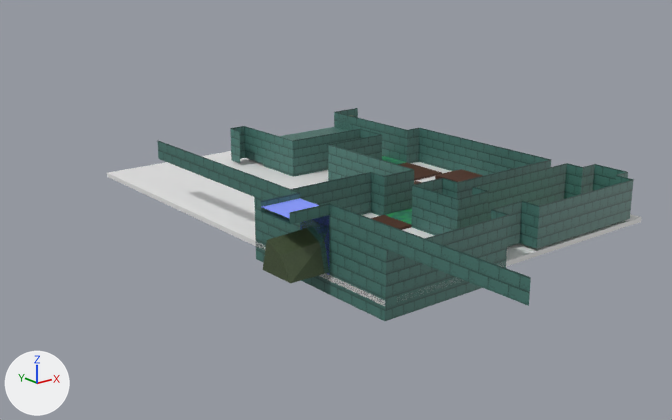
The Blender file Assets/World/Level0/Raw/Level0.blend as it was, and as the next commit left it.
Rendered twice from a camera (50 mm lens) standing at (-141.9, -84.1, 56.2) and looking at (-37.0, 47.0, 3.8). Lighting does not change. The marker at lower left points along +X, +Y and +Z.

The scene before the commit, as lines of its bpy script (objects in view):
```python
me_plane = bpy.data.meshes.new('Plane')
me_plane.from_pydata(...)  # 297 vertices, 220 faces, 3 loose edges; spans x -60.0..16.0, y -12.0..104.0, z -4.0..12.0
# faces by material slot: [78, 117, 10, 15]
me_plane.materials.append(mat_planks)
me_plane.materials.append(mat_walls)
me_plane.materials.append(mat_grass)
me_plane.materials.append(mat_uv_riverrock)
# before: 214 (-52.0, 30.0, 12.0) at pixel (329, 203), 215 (-52.0, 38.0, 12.0) at pixel (300, 192), 216 (-52.0, 30.0, 10.0) at pixel (329, 215), 217 (-52.0, 38.0, 10.0), 218 (-60.0, 30.0, 12.0) at pixel (289, 212)
# before: 219 (-60.0, 38.0, 12.0) at pixel (260, 201), 220 (-60.0, 30.0, 10.0) at pixel (289, 224), 221 (-60.0, 38.0, 10.0) at pixel (261, 212)
me_plane_002 = bpy.data.meshes.new('Plane.002')
me_plane_002.from_pydata(...)  # a box spanning x -52.0..16.0, y 16.0..114.0, z -1.5..-0.5
me_waterfall = bpy.data.meshes.new('Waterfall')
me_waterfall.from_pydata(...)  # 12 vertices, 8 faces; spans x -60.0..-51.0, y 30.0..38.0, z -0.5..11.0
me_waterfall.materials.append(mat_flowingwater)  # its picture is missing
ob_lava_0 = bpy.data.objects.new('Lava 0', me_plane_002)
ob_lava_0.location = (0.0, 0.0, 0.0)
ob_level_0 = bpy.data.objects.new('Level 0', me_plane)
ob_level_0.location = (0.0, 0.0, 0.0)
ob_waterfall = bpy.data.objects.new('Waterfall', me_waterfall)
ob_waterfall.location = (0.0, 0.0, 0.0)
```
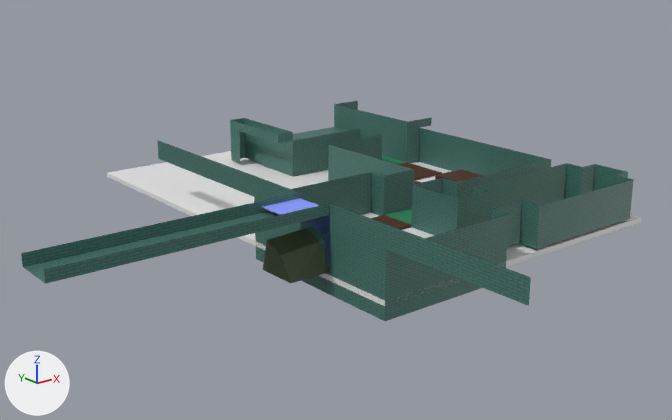
Changed parts and their boxes (x1, y1, x2, y2) in the pictures (672 x 420 px; the box of a moved part takes in the faces that stretch with it):
'Level 0', reshaped (28% wider): before (157, 108, 634, 321); after (21, 101, 634, 321)
part 1 of me_plane, added (cyan): after (230, 101, 432, 143)
part 2 of me_plane, moved or reshaped: before (261, 193, 329, 225); after (21, 193, 329, 284)

Patch to the scene script:
```diff
--- a/Assets/World/Level0/Raw/Level0.blend.py
+++ b/Assets/World/Level0/Raw/Level0.blend.py
@@ me_plane @@
 # used by ob_level_0; location = (0.0, 0.0, 0.0)
 # verts and faces of me_plane; kept vertices keep their numbers, new ones are numbered from 297
-me_plane.from_pydata(...)  # 297 vertices, 220 faces, 3 loose edges; spans x -60.0..16.0, y -12.0..104.0, z -4.0..12.0
+me_plane.from_pydata(...)  # 314 vertices, 232 faces, 5 loose edges; spans x -100.0..16.0, y -12.0..104.0, z -4.0..12.0
+# me_plane part 1
+# 6 vertices are added at (16.0, 76.0, 8.0), (-24.0, 84.0, 8.0), (-24.0, 100.0, 8.0), (16.0, 76.0, 10.0), (-24.0, 84.0, 10.0), (-24.0, 100.0, 10.0)
+# 11 new vertices lie (0.0, 0.0, 2.0) away from vertices in x -24.0..16.0, y 76.0..104.0, z 8.0
+# 12 new faces join them, mat_walls
+# me_plane part 2
+delete_vertices([*range(218, 222)])  # with the faces that use them
+for new, old in zip([*range(308, 312)], [*range(214, 218)]): verts[new] = verts[old] + (-48.0, 0.0, 0.0)
+faces += [(216, 217, 311, 310), (215, 309, 311, 217), (214, 216, 310, 308)]  # mat_walls
 me_plane.materials.append(mat_planks)
```
